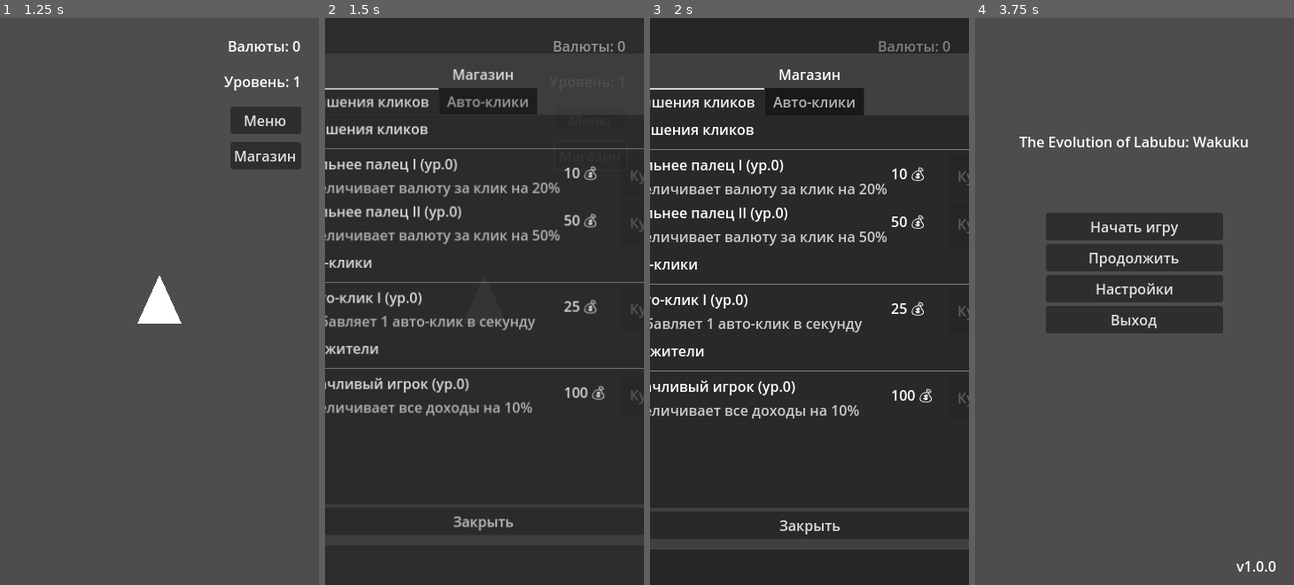
Above: before the commit, frames 1-4 (left to right).
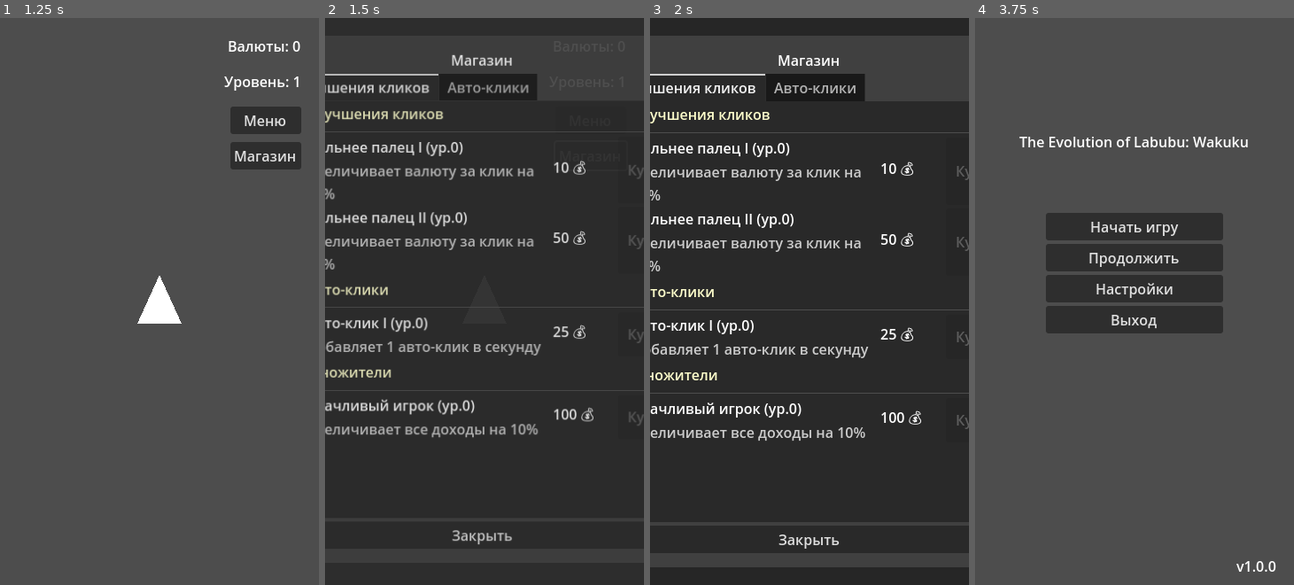
Above: after the commit, the same moments.

Repository: Common-ka/the-evolution-of-Labubu-Wakuku
Game: Godot game, scene res://scenes/main/main_menu.tscn
The game is run twice, just before and just after one commit, with the same random seed, the same clock (stepped at 60 frames per second) and the same inputs.
Inputs:
- Up to frame 1 (1.25 s): click "Начать игру" at 0.5 s
- Up to frame 2 (1.5 s): click "Магазин" at 1.25 s
- Up to frame 3 (2 s): no input
- Up to frame 4 (3.75 s): click "Меню" at 2 s; click "Закрыть" at 2.75 s; click "Меню" at 3.5 s

Frame 1 is identical in both runs. In frame 2, 13% of the frame differs, in the area x 0-100%, y 4-93%; in frame 3, 18%, in the area x 0-100%, y 3-97%; in frame 4, nothing differs.

Commit message:
fix: resolve shop panel overflow issues - increase panel size from 400x560 to 500x600 pixels - add ScrollContainer for better content management - improve element spacing and sizing - add text clipping and autowrap for descriptions - enhance visual hierarchy with colored headers

Diff:
--- a/data/upgrades.json
+++ b/data/upgrades.json
@@ -1,70 +1,70 @@
 {
   "categories": {
-    "click_upgrades": {
-      "name": "Улучшения кликов",
-      "description": "Увеличивают валюту за клик",
-      "color": "#4CAF50",
-      "icon": "👆"
-    },
-    "auto_click_upgrades": {
-      "name": "Авто-клики",
-      "description": "Пассивный доход валюты",
-      "color": "#2196F3",
-      "icon": "⚡"
-    },
-    "multiplier_upgrades": {
-      "name": "Множители",
-      "description": "Увеличивают все доходы",
-      "color": "#FF9800",
-      "icon": "✨"
-    }
+	"click_upgrades": {
+	  "name": "Улучшения кликов",
+	  "description": "Увеличивают валюту за клик",
+	  "color": "#4CAF50",
+	  "icon": "👆"
+	},
+	"auto_click_upgrades": {
+	  "name": "Авто-клики",
+	  "description": "Пассивный доход валюты",
+	  "color": "#2196F3",
+	  "icon": "⚡"
+	},
+	"multiplier_upgrades": {
+	  "name": "Множители",
+	  "description": "Увеличивают все доходы",
+	  "color": "#FF9800",
+	  "icon": "✨"
+	}
   },
   "upg_click_1": {
-    "name": "Сильнее палец I",
-    "category": "click_upgrades",
-    "stat": "click_multiplier",
-    "stack": "mul",
-    "value": 0.2,
-    "base_cost": 10,
-    "growth": 2.5,
-    "max_level": 10,
-    "currency": "soft",
-    "description": "Увеличивает валюту за клик на 20%"
+	"name": "Сильнее палец I",
+	"category": "click_upgrades",
+	"stat": "click_multiplier",
+	"stack": "mul",
+	"value": 0.2,
+	"base_cost": 10,
+	"growth": 2.5,
+	"max_level": 10,
+	"currency": "soft",
+	"description": "Увеличивает валюту за клик на 20%"
   },
   "upg_click_2": {
-    "name": "Сильнее палец II",
-    "category": "click_upgrades",
-    "stat": "click_multiplier",
-    "stack": "mul",
-    "value": 0.5,
-    "base_cost": 50,
-    "growth": 2.5,
-    "max_level": 10,
-    "currency": "soft",
-    "description": "Увеличивает валюту за клик на 50%"
+	"name": "Сильнее палец II",
+	"category": "click_upgrades",
+	"stat": "click_multiplier",
+	"stack": "mul",
+	"value": 0.5,
+	"base_cost": 50,
+	"growth": 2.5,
+	"max_level": 10,
+	"currency": "soft",
+	"description": "Увеличивает валюту за клик на 50%"
   },
   "upg_auto_1": {
-    "name": "Авто-клик I",
-    "category": "auto_click_upgrades",
-    "stat": "auto_click_rate",
-    "stack": "add",
-    "value": 1,
-    "base_cost": 25,
-    "growth": 2.0,
-    "max_level": 5,
-    "currency": "soft",
-    "description": "Добавляет 1 авто-клик в секунду"
+	"name": "Авто-клик I",
+	"category": "auto_click_upgrades",
+	"stat": "auto_click_rate",
+	"stack": "add",
+	"value": 1,
+	"base_cost": 25,
+	"growth": 2.0,
+	"max_level": 5,
+	"currency": "soft",
+	"description": "Добавляет 1 авто-клик в секунду"
   },
   "upg_mult_1": {
-    "name": "Удачливый игрок",
-    "category": "multiplier_upgrades",
-    "stat": "global_multiplier",
-    "stack": "mul",
-    "value": 0.1,
-    "base_cost": 100,
-    "growth": 3.0,
-    "max_level": 3,
-    "currency": "soft",
-    "description": "Увеличивает все доходы на 10%"
+	"name": "Удачливый игрок",
+	"category": "multiplier_upgrades",
+	"stat": "global_multiplier",
+	"stack": "mul",
+	"value": 0.1,
+	"base_cost": 100,
+	"growth": 3.0,
+	"max_level": 3,
+	"currency": "soft",
+	"description": "Увеличивает все доходы на 10%"
   }
 }
--- a/scenes/ui/shop_panel.tscn
+++ b/scenes/ui/shop_panel.tscn
@@ -37,10 +37,10 @@
 anchor_top = 0.5
 anchor_right = 0.5
 anchor_bottom = 0.5
-offset_left = -200.0
-offset_top = -280.0
-offset_right = 200.0
-offset_bottom = 280.0
+offset_left = -250.0
+offset_top = -300.0
+offset_right = 250.0
+offset_bottom = 300.0
 grow_horizontal = 2
 grow_vertical = 2
 theme_override_styles/panel = SubResource("StyleBoxFlat_1")
@@ -52,10 +52,10 @@
 anchor_bottom = 1.0
 grow_horizontal = 2
 grow_vertical = 2
-theme_override_constants/margin_left = 12
-theme_override_constants/margin_top = 12
-theme_override_constants/margin_right = 12
-theme_override_constants/margin_bottom = 12
+theme_override_constants/margin_left = 16
+theme_override_constants/margin_top = 16
+theme_override_constants/margin_right = 16
+theme_override_constants/margin_bottom = 16
 
 [node name="VBox" type="VBoxContainer" parent="Panel/Margin"]
 layout_mode = 2
@@ -70,20 +70,32 @@
 [node name="TabContainer" type="TabContainer" parent="Panel/Margin/VBox"]
 layout_mode = 2
 size_flags_vertical = 3
+current_tab = 0
 
 [node name="Магазин" type="VBoxContainer" parent="Panel/Margin/VBox/TabContainer"]
 layout_mode = 2
+metadata/_tab_index = 0
 
-[node name="Items" type="VBoxContainer" parent="Panel/Margin/VBox/TabContainer/Магазин"]
+[node name="Items" type="ScrollContainer" parent="Panel/Margin/VBox/TabContainer/Магазин"]
 layout_mode = 2
 size_flags_vertical = 3
 
+[node name="VBoxContainer" type="VBoxContainer" parent="Panel/Margin/VBox/TabContainer/Магазин/Items"]
+layout_mode = 2
+size_flags_horizontal = 3
+
 [node name="Апгрейды" type="VBoxContainer" parent="Panel/Margin/VBox/TabContainer"]
+visible = false
 layout_mode = 2
+metadata/_tab_index = 1
 
-[node name="UpgradeStats" type="VBoxContainer" parent="Panel/Margin/VBox/TabContainer/Апгрейды"]
+[node name="UpgradeStats" type="ScrollContainer" parent="Panel/Margin/VBox/TabContainer/Апгрейды"]
 layout_mode = 2
 size_flags_vertical = 3
+
+[node name="VBoxContainer" type="VBoxContainer" parent="Panel/Margin/VBox/TabContainer/Апгрейды/UpgradeStats"]
+layout_mode = 2
+size_flags_horizontal = 3
 
 [node name="CloseButton" type="Button" parent="Panel/Margin/VBox"]
 layout_mode = 2
--- a/scripts/ui/shop_panel.gd
+++ b/scripts/ui/shop_panel.gd
@@ -7,8 +7,8 @@
 var categories: Dictionary = {}
 var current_category: String = ""
 
-@onready var list_container: VBoxContainer = $Panel/Margin/VBox/TabContainer/Магазин/Items
-@onready var upgrade_stats_container: VBoxContainer = $Panel/Margin/VBox/TabContainer/Апгрейды/UpgradeStats
+@onready var list_container: VBoxContainer = $Panel/Margin/VBox/TabContainer/Магазин/Items/VBoxContainer
+@onready var upgrade_stats_container: VBoxContainer = $Panel/Margin/VBox/TabContainer/Апгрейды/UpgradeStats/VBoxContainer
 @onready var close_button: Button = $Panel/Margin/VBox/CloseButton
 @onready var overlay: ColorRect = $Overlay
 @onready var panel: Panel = $Panel
@@ -145,23 +145,26 @@
 
 			# Заголовок категории
 			var category_header := HBoxContainer.new()
-			category_header.custom_minimum_size = Vector2(0, 32)
+			category_header.custom_minimum_size = Vector2(0, 28)
 			category_header.size_flags_horizontal = Control.SIZE_EXPAND_FILL
 
 			var icon_label := Label.new()
 			icon_label.text = category_data.get("icon", "📦")
 			icon_label.size_flags_horizontal = Control.SIZE_SHRINK_CENTER
+			icon_label.custom_minimum_size = Vector2(30, 0)
 			category_header.add_child(icon_label)
 
 			var name_label := Label.new()
 			name_label.text = category_data.get("name", category_id)
 			name_label.size_flags_horizontal = Control.SIZE_EXPAND_FILL
+			name_label.modulate = Color(1.0, 1.0, 0.8, 1.0)  # Желтоватый цвет для заголовков
 			category_header.add_child(name_label)
 
 			list_container.add_child(category_header)
 
 			# Разделитель
 			var separator := HSeparator.new()
+			separator.modulate = Color(0.6, 0.6, 0.6, 1.0)
 			list_container.add_child(separator)
 
 			# Апгрейды категории
@@ -170,14 +173,14 @@
 
 func _render_upgrade_item(upg_id: String, data: Dictionary, category_data: Dictionary) -> void:
 	var h := HBoxContainer.new()
-	h.custom_minimum_size = Vector2(0, 40)
+	h.custom_minimum_size = Vector2(0, 50)
 	h.size_flags_horizontal = Control.SIZE_EXPAND_FILL
 
 	# Иконка категории
 	var icon_label := Label.new()
 	icon_label.text = category_data.get("icon", "📦")
 	icon_label.size_flags_horizontal = Control.SIZE_SHRINK_CENTER
-	icon_label.custom_minimum_size = Vector2(24, 0)
+	icon_label.custom_minimum_size = Vector2(30, 0)
 	h.add_child(icon_label)
 
 	# Информация об апгрейде
@@ -188,6 +191,7 @@
 	var name_label := Label.new()
 	name_label.text = "%s (ур.%d)" % [String(data.get("name", upg_id)), GameManager.get_upgrade_level(upg_id)]
 	name_label.size_flags_horizontal = Control.SIZE_EXPAND_FILL
+	name_label.clip_contents = true
 	info_container.add_child(name_label)
 
 	if data.has("description"):
@@ -195,6 +199,8 @@
 		desc_label.text = String(data.get("description", ""))
 		desc_label.modulate = Color(0.8, 0.8, 0.8, 1.0)
 		desc_label.size_flags_horizontal = Control.SIZE_EXPAND_FILL
+		desc_label.clip_contents = true
+		desc_label.autowrap_mode = TextServer.AUTOWRAP_WORD_SMART
 		info_container.add_child(desc_label)
 
 	h.add_child(info_container)
@@ -204,7 +210,7 @@
 	var cost_label := Label.new()
 	cost_label.text = "%d 💰" % cost
 	cost_label.size_flags_horizontal = Control.SIZE_SHRINK_CENTER
-	cost_label.custom_minimum_size = Vector2(60, 0)
+	cost_label.custom_minimum_size = Vector2(70, 0)
 	h.add_child(cost_label)
 
 	# Кнопка покупки
@@ -213,6 +219,7 @@
 	buy.disabled = GameManager.current_currency < cost or GameManager.get_upgrade_level(upg_id) >= int(data.get("max_level", 1))
 	buy.pressed.connect(func(): _on_buy_pressed(upg_id))
 	buy.custom_minimum_size = Vector2(80, 32)
+	buy.size_flags_horizontal = Control.SIZE_SHRINK_CENTER
 
 	# Настройка анимаций для кнопки покупки
 	_setup_button_animations(buy)
